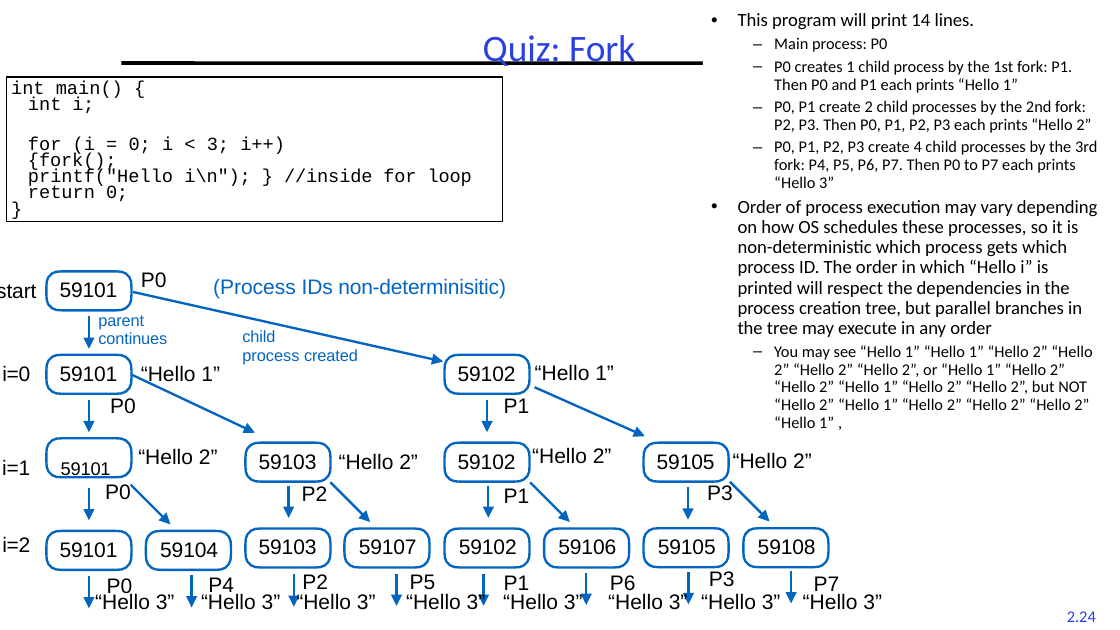
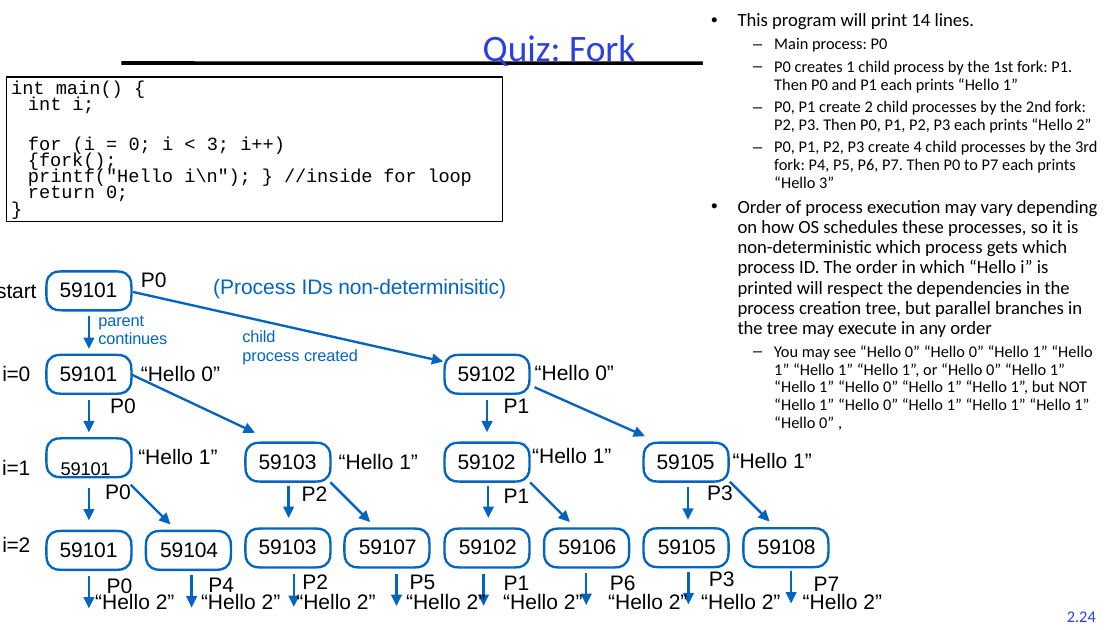
Before and after one commit to guhofstra/CSC256Fa25, a slide deck: slide 24 of PPTs/L2-Processes Threads.pptx. Drawn at 1120x630 pixels with LibreOffice and Linux fonts; fonts in the diff are those of the drawing. Boxes give left, top, right and bottom in pixels: in the first picture for what was removed or moved away, otherwise in the second. Text is boxed around its words. In the diff, an @@ line names an element or a change of style, - is before the commit and + after.

```diff
--- a/PPTs/L2-Processes Threads.pptx
+++ b/PPTs/L2-Processes Threads.pptx
@@ text at (774,345,1092,428): text changed @@
-  – You may see “Hello 1” “Hello 1” “Hello 2” “Hello 2” “Hello 2” “Hello 2”, or “Hello 1” “Hello 2” “Hello 2” “Hello 1” “Hello 2” “Hello 2”, but NOT “Hello 2” “Hello 1” “Hello 2” “Hello 2” “Hello 2” “Hello 1” ,
+  – You may see “Hello 0” “Hello 0” “Hello 1” “Hello 1” “Hello 1” “Hello 1”, or “Hello 0” “Hello 1” “Hello 1” “Hello 0” “Hello 1” “Hello 1”, but NOT “Hello 1” “Hello 0” “Hello 1” “Hello 1” “Hello 1” “Hello 0” ,
@@ text at (141,365,220,386): text changed @@
-“Hello 1”
+“Hello 0”
@@ text at (535,364,614,381): text changed @@
-“Hello 1”
+“Hello 0”
@@ text at (138,448,218,465): text changed @@
-“Hello 2”
+“Hello 1”
@@ text at (532,447,612,464): text changed @@
-“Hello 2”
+“Hello 1”
@@ text at (339,453,418,470): text changed @@
-“Hello 2”
+“Hello 1”
@@ text at (733,452,812,469): text changed @@
-“Hello 2”
+“Hello 1”
@@ text at (95,593,175,610): text changed @@
-“Hello 3”
+“Hello 2”
@@ text at (201,593,281,610): text changed @@
-“Hello 3”
+“Hello 2”
@@ text at (296,593,376,610): text changed @@
-“Hello 3”
+“Hello 2”
@@ text at (406,593,486,610): text changed @@
-“Hello 3”
+“Hello 2”
@@ text at (503,593,583,610): text changed @@
-“Hello 3”
+“Hello 2”
@@ text at (608,593,688,610): text changed @@
-“Hello 3”
+“Hello 2”
@@ text at (701,593,781,610): text changed @@
-“Hello 3”
+“Hello 2”
@@ text at (803,593,882,610): text changed @@
-“Hello 3”
+“Hello 2”
```
Also in this commit, not shown: 8 other slides changed, 1 slide removed, 2 other files.
